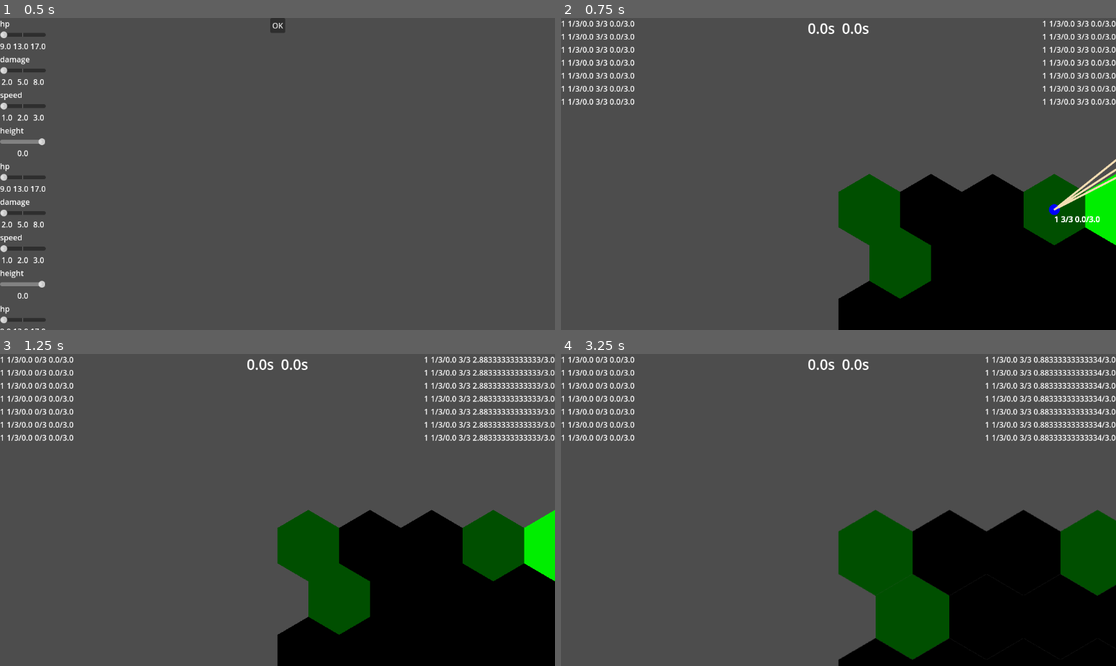
Above: before the commit, frames 1-4 (two rows, left to right).
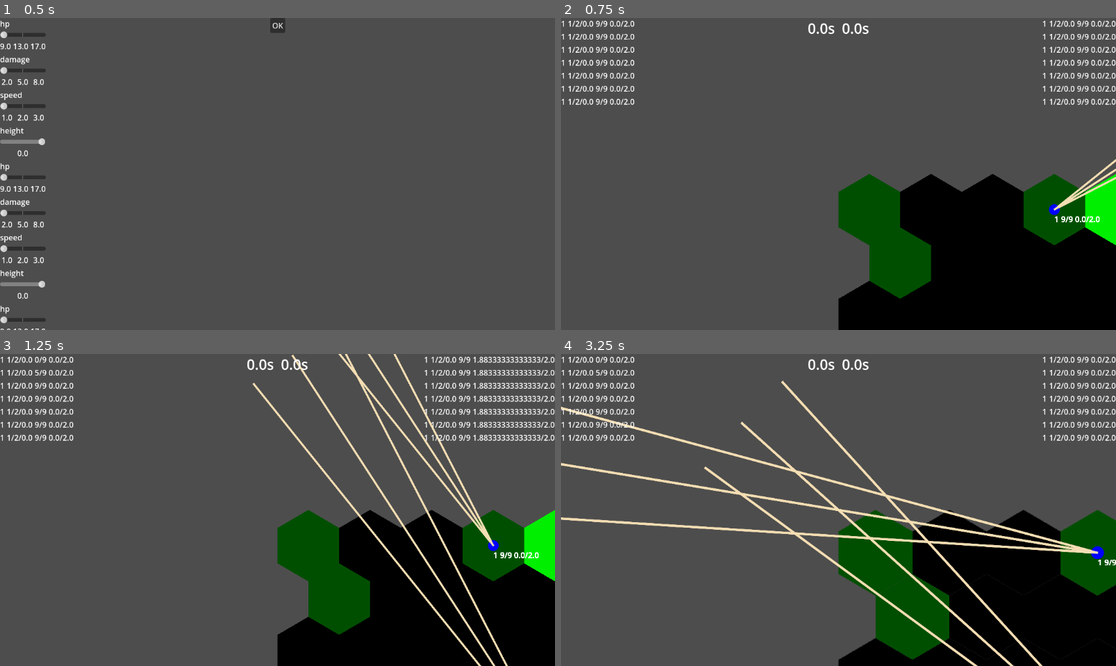
Above: after the commit, the same moments.

Repository: bendo-afk/rts2
Game: Godot game, scene res://scenes/unit_pick_screen.tscn
Same seed, same stepped clock (60 frames per second), same inputs: the game is played once before the commit and once after it. This scene is started directly instead of the project's main scene.
Inputs (mouse positions are in pixels of both pictures, inside the frame that each line leads up to):
- Up to frame 1 (0.5 s): no input
- Up to frame 2 (0.75 s): click "OK" at 0.5 s
- Up to frame 3 (1.25 s): no input
- Up to frame 4 (3.25 s): move the mouse to (960, 494) at 1.27 s; hold Middle mouse button (grab_camera) 1.28-2 s; click (960, 494) at 1.42 s; drag from (727, 525) to (810, 572) at 2.02 s; move the mouse to (894, 441) at 2.77 s; hold Mouse wheel up (zoom_in) from 2.78 s (still down); click (894, 441) at 2.92 s

Frame 1 is identical in both runs. In frame 2, 0.4% of the frame differs, in the area x 2-99%, y 0-66%; in frame 3, 3.0%; in frame 4, 6.4%, in the area x 0-100%, y 0-100%.

Commit message:
implemented sorting by parameters

Diff:
--- a/scripts/hp.gd
+++ b/scripts/hp.gd
@@ -10,7 +10,7 @@
 #signal died(unit: Unit)
 
 func take_damage(damage: int) -> void:
-	hp -= damage
+	hp = maxi(0, hp - damage)
 	hp_changed.emit(hp, max_hp)
 	if hp <= 0:
 		get_parent().queue_free()
--- a/scripts/units_container.gd
+++ b/scripts/units_container.gd
@@ -14,4 +14,16 @@
 	var arr: Array[Dictionary] = []
 	for c in get_children():
 		arr.append(c.get_parameters())
+	arr.sort_custom(sort_params)
 	return arr
+
+
+func sort_params(a: Dictionary, b: Dictionary) -> bool:
+	if a["hp"] > b["hp"]:
+		return true
+	elif a["hp"] < b["hp"]:
+		return false
+	elif a["damage"] > b["damage"]:
+		return true
+	else:
+		return false
--- a/scripts/vision_system.gd
+++ b/scripts/vision_system.gd
@@ -33,6 +33,7 @@
 	for u in units:
 		u.vision_comp.visible_state = CustomEnums.VisibleState.NOT
 		u.vision_comp.visible_enemies.clear()
+
 	for a in units:
 		if a.team == teams.ally:
 			for e in units:
--- a/scripts/world.gd
+++ b/scripts/world.gd
@@ -57,13 +57,13 @@
 	for d in params_arr:
 		setup_a_unit(d, team)
 
-func setup_a_unit(_param_dict: Dictionary, team: Team) -> void:
+func setup_a_unit(param_dict: Dictionary, team: Team) -> void:
 	var unit := unit_scene.instantiate()
 	add_child(unit)
 	unit.height_request.connect(height_system.try_start)
 	unit.team = team
 	var tile := Vector2i(3,0) if team == teams.ally else Vector2i(4,4)
-	unit.setup(3, 3, 1, 0, map.map_to_local(tile))
+	unit.setup(param_dict["hp"], param_dict["damage"], param_dict["speed"], param_dict["height"], map.map_to_local(tile))
 	unit.tree_exiting.connect(remove_unit.bind(unit))
 	units.append(unit)
 
